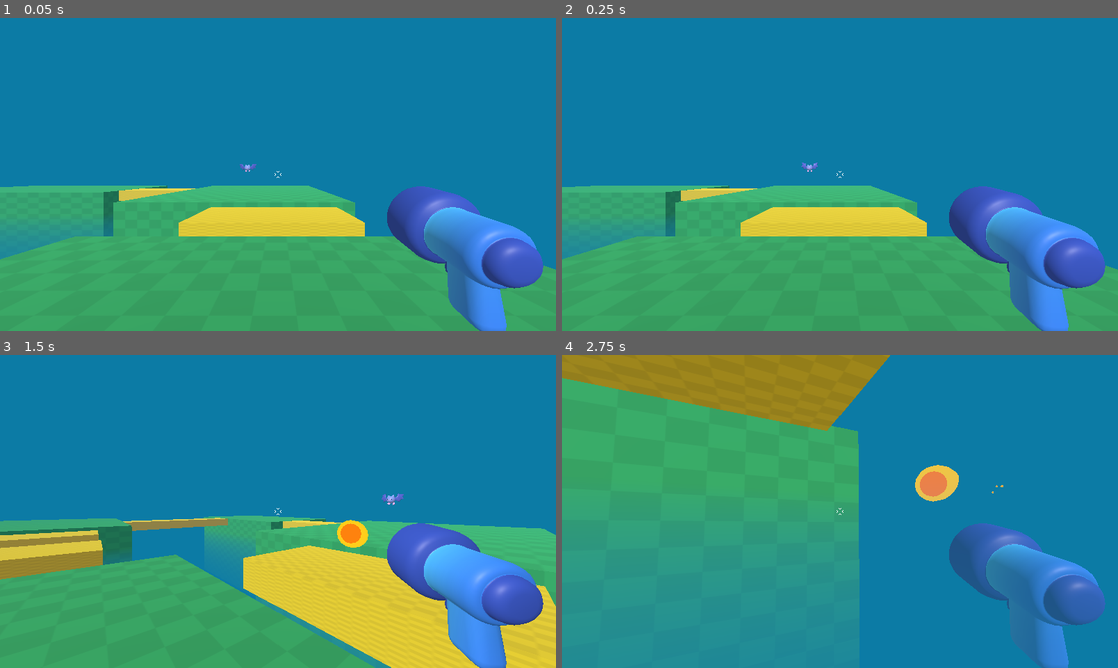
Above: before the commit, frames 1-4 (two rows, left to right).
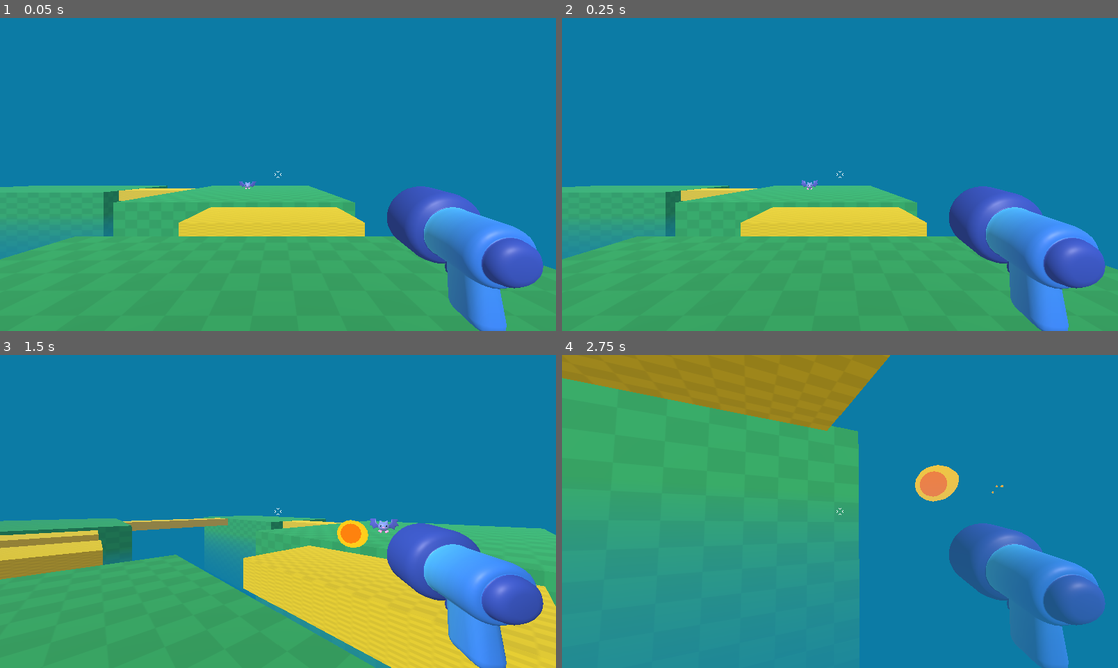
Above: after the commit, the same moments.

Repository: lanyy721/my3DGameDemo
Game: Godot game, scene res://game.tscn
Two runs of this game, one before a commit and one after it. Both use one fixed random seed, a clock stepped at 60 frames per second and the inputs below.
Inputs (mouse positions are in pixels of both pictures, inside the frame that each line leads up to):
- Up to frame 1 (0.05 s): no input
- Up to frame 2 (0.25 s): no input
- Up to frame 3 (1.5 s): tap Enter at 0.5 s; move the mouse to (305, 511) at 0.52 s; press the mouse at (305, 511) at 0.53 s; hold W (move_forward) from 0.53 s (still down); tap Space (jump) at 0.77 s; move the mouse to (250, 511) at 1.27 s; release the mouse at (250, 511) at 1.28 s; click (250, 511) at 1.35 s
- Up to frame 4 (2.75 s): keep holding W (move_forward); tap Space (jump) at 1.52 s; move the mouse to (851, 505) at 2.02 s; press the mouse at (851, 505) at 2.03 s

The runs differ from the first frame. In frame 1, less than 0.1% of the frame differs, in the area x 43-47%, y 46-55%; in frame 2, 0.1%; in frame 3, 0.2%, in the area x 66-73%, y 44-57%; in frame 4, nothing differs.

Commit message:
Add mob chase movement
Co-Authored-By: Claude Haiku 4.5 (1M context) <noreply@anthropic.com>

Diff:
--- a/my-3d-game-demo/game.tscn
+++ b/my-3d-game-demo/game.tscn
@@ -87,4 +87,4 @@
 material = ExtResource("3_feb5d")
 
 [node name="Mob" parent="." unique_id=440980193 instance=ExtResource("4_fc0e3")]
-transform = Transform3D(1, 0, 0, 0, 1, 0, 0, 0, 1, -2.292963, 2.1558118, -17.138897)
+transform = Transform3D(1, 0, 0, 0, 1, 0, 0, 0, 1, -2.292963, 0.72176695, -17.138897)
--- a/my-3d-game-demo/mob/bat/bat_model.tscn
+++ b/my-3d-game-demo/mob/bat/bat_model.tscn
@@ -60,19 +60,19 @@
 script = ExtResource("3_batgd")
 
 [node name="Skeleton3D" parent="Armature" parent_id_path=PackedInt32Array(2024359401) index="0" unique_id=1664954523]
-bones/0/position = Vector3(0, 0.003182745, 0)
-bones/1/rotation = Quaternion(0.017170485, 0.14226523, -0.69069916, 0.70880216)
-bones/2/rotation = Quaternion(0.023784535, 0.007939998, 0.30368176, 0.95244354)
-bones/3/rotation = Quaternion(0.11098063, 0.08440935, 0.294658, 0.9453757)
-bones/4/rotation = Quaternion(0.017170485, -0.14226523, 0.69069916, 0.70880216)
-bones/5/rotation = Quaternion(0.023784535, -0.007939998, -0.30368176, 0.95244354)
-bones/6/rotation = Quaternion(0.11098063, -0.08440935, -0.294658, 0.9453757)
+bones/0/position = Vector3(0, -0.001742146, 0)
+bones/1/rotation = Quaternion(0.14617814, 0.0325053, -0.59509873, 0.7895776)
+bones/2/rotation = Quaternion(-0.01277759, -0.005012597, 0.38200867, 0.9240568)
+bones/3/rotation = Quaternion(-0.13064998, 0.00963219, 0.29008922, 0.9479906)
+bones/4/rotation = Quaternion(0.14617814, -0.0325053, 0.59509873, 0.7895776)
+bones/5/rotation = Quaternion(-0.01277759, 0.005012597, -0.38200867, 0.9240568)
+bones/6/rotation = Quaternion(-0.13064998, -0.00963219, -0.29008922, 0.9479906)
 bones/7/position = Vector3(0.1309921, -0.22739176, -0.087851465)
 bones/7/rotation = Quaternion(0.26196837, 0.08345512, 0.26575127, 0.9240044)
-bones/8/rotation = Quaternion(3.8363453e-08, 0.70277417, 0.711413, 2.2606429e-08)
+bones/8/rotation = Quaternion(2.8426307e-08, 0.5424415, 0.8400937, 2.0217614e-08)
 bones/10/position = Vector3(-0.1309921, -0.22739176, -0.087851465)
 bones/10/rotation = Quaternion(0.26196837, -0.083455116, -0.26575127, 0.9240044)
-bones/11/rotation = Quaternion(2.1428624e-08, 0.70277417, 0.711413, 3.5306662e-08)
+bones/11/rotation = Quaternion(2.5226552e-08, 0.5424415, 0.8400937, 4.3963222e-08)
 
 [node name="bat" parent="Armature/Skeleton3D" index="0" unique_id=1637490114]
 surface_material_override/0 = ExtResource("2_030dj")
@@ -84,6 +84,7 @@
 [node name="AnimationTree" type="AnimationTree" parent="." index="2" unique_id=204429853]
 unique_name_in_owner = true
 deterministic = false
+root_node = NodePath("%AnimationTree/..")
 tree_root = SubResource("AnimationNodeBlendTree_wp5od")
 anim_player = NodePath("../AnimationPlayer")
 parameters/OneShot/active = false
--- a/my-3d-game-demo/mob/mob.gd
+++ b/my-3d-game-demo/mob/mob.gd
@@ -1,5 +1,15 @@
 extends RigidBody3D
+
+var speed=randf_range(2.0,4.0)
+
 @onready var bat_model: Node3D = %bat_model
+@onready var player=get_node("/root/Game/Player")
+
+func _physics_process(delta: float) -> void:
+	var direction=global_position.direction_to(player.global_position)
+	direction.y=0.0
+	linear_velocity=direction*speed
+	bat_model.rotation.y=Vector3.FORWARD.signed_angle_to(direction,Vector3.UP)+PI
 
 func take_damage():
 	bat_model.hurt()
Not shown: 1 places in my-3d-game-demo/mob/bat/bat_model.tscn that only renumber resources
